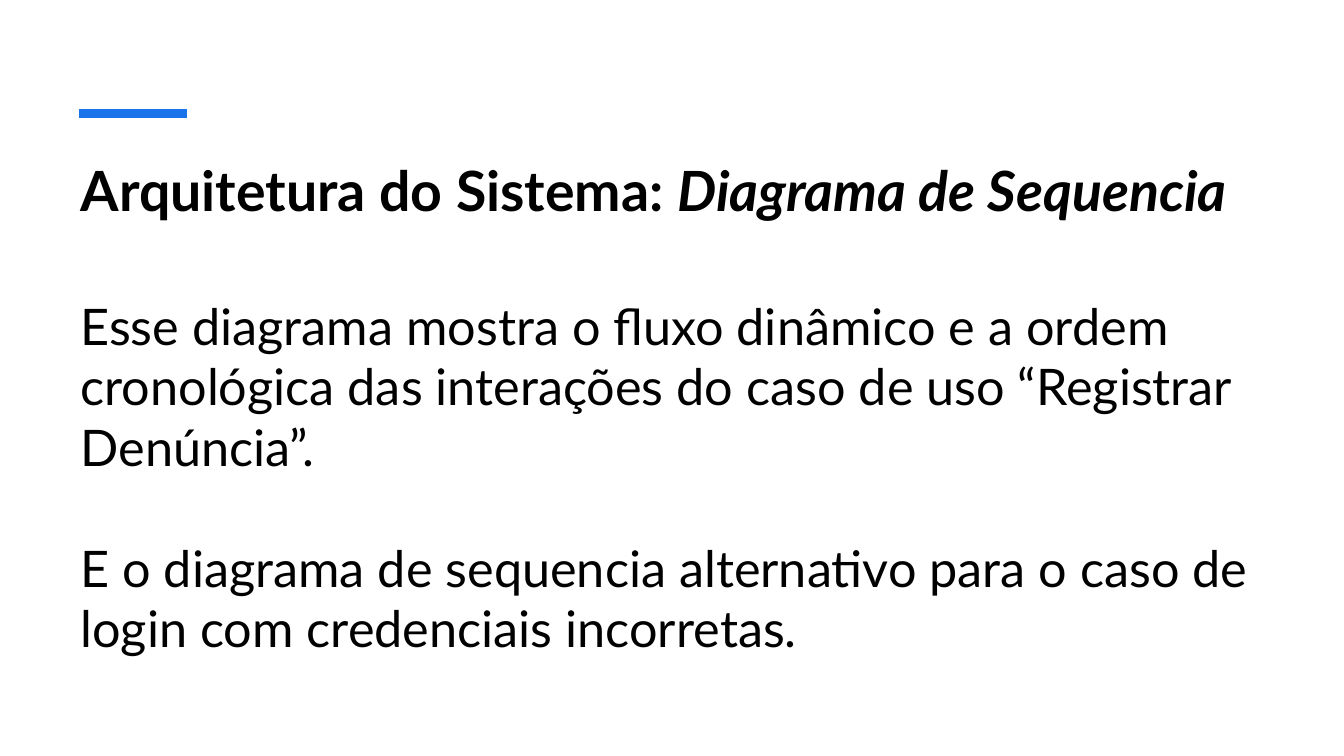
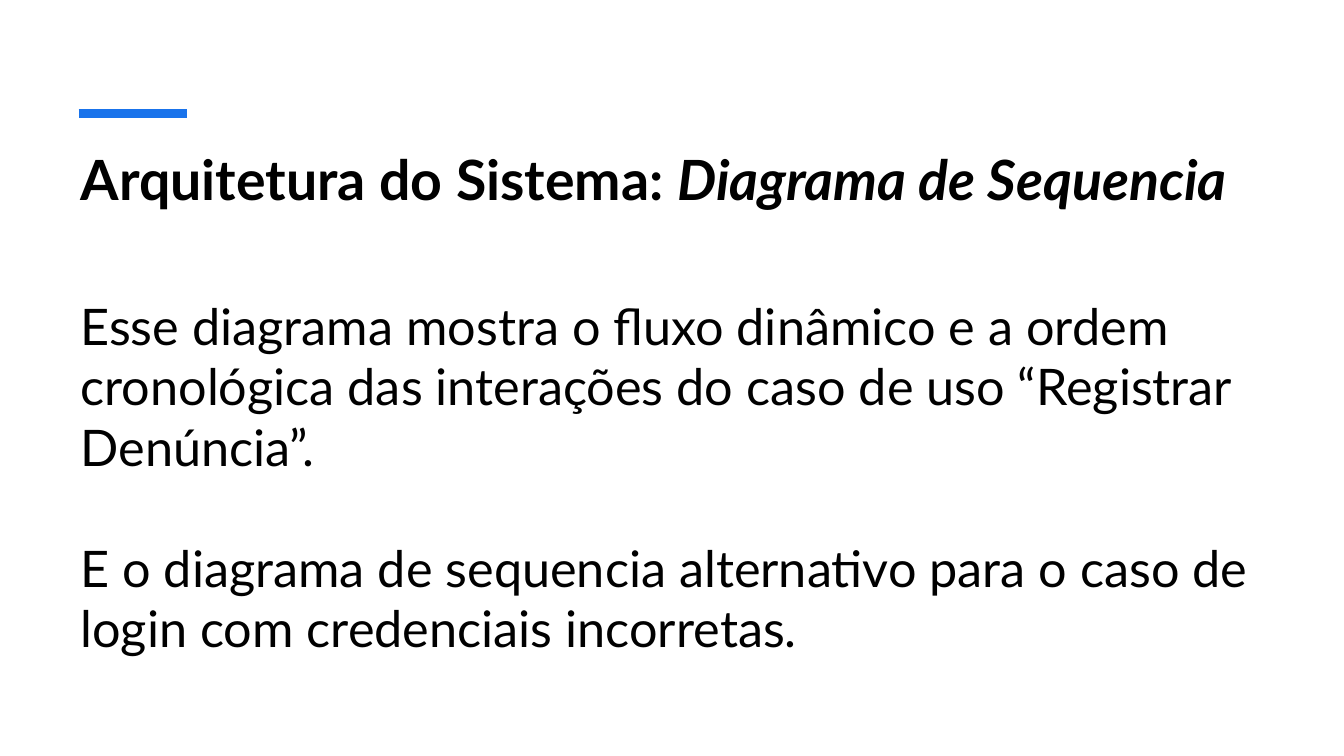
Before and after one commit to RRomano00/Fala-Cidade, a slide deck: slide 8 of Documentação/Fala-Cidade_Apresentacao.pptx. Drawn at 1344x756 pixels with LibreOffice and Linux fonts; fonts in the diff are those of the drawing; background and template pictures are left out. Boxes give left, top, right and bottom in pixels: in the first picture for what was removed or moved away, otherwise in the second. Text is boxed around its words. In the diff, an @@ line names an element or a change of style, - is before the commit and + after.

Commit message:
doc: melhoria na apresentacao eatualizacao no diagrama

```diff
--- a/Documentação/Fala-Cidade_Apresentacao.pptx
+++ b/Documentação/Fala-Cidade_Apresentacao.pptx
@@ title "Arquitetura do Sistema: Diagrama de ...": place and size @@
-title "Arquitetura do Sistema: Diagrama de ..." at (81, 169, 1227, 221)
+title "Arquitetura do Sistema: Diagrama de ..." at (81, 158, 1227, 210)
```
Also in this commit, not shown: 3 other slides changed, 2 slides added, 2 other files.
